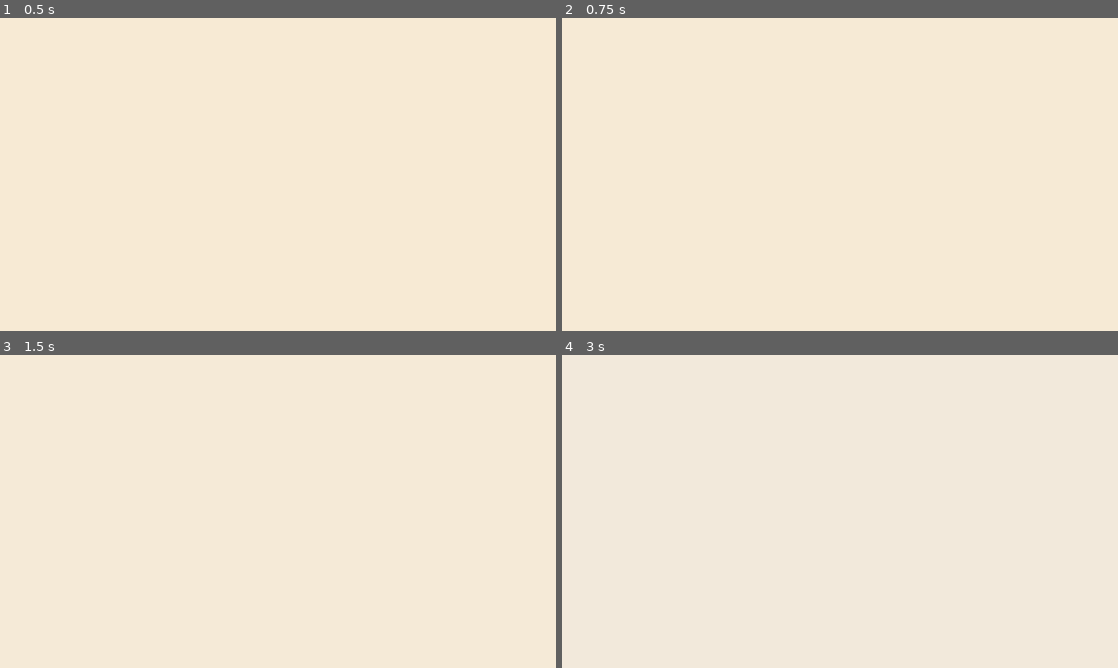
Above: before the commit, frames 1-4 (two rows, left to right).
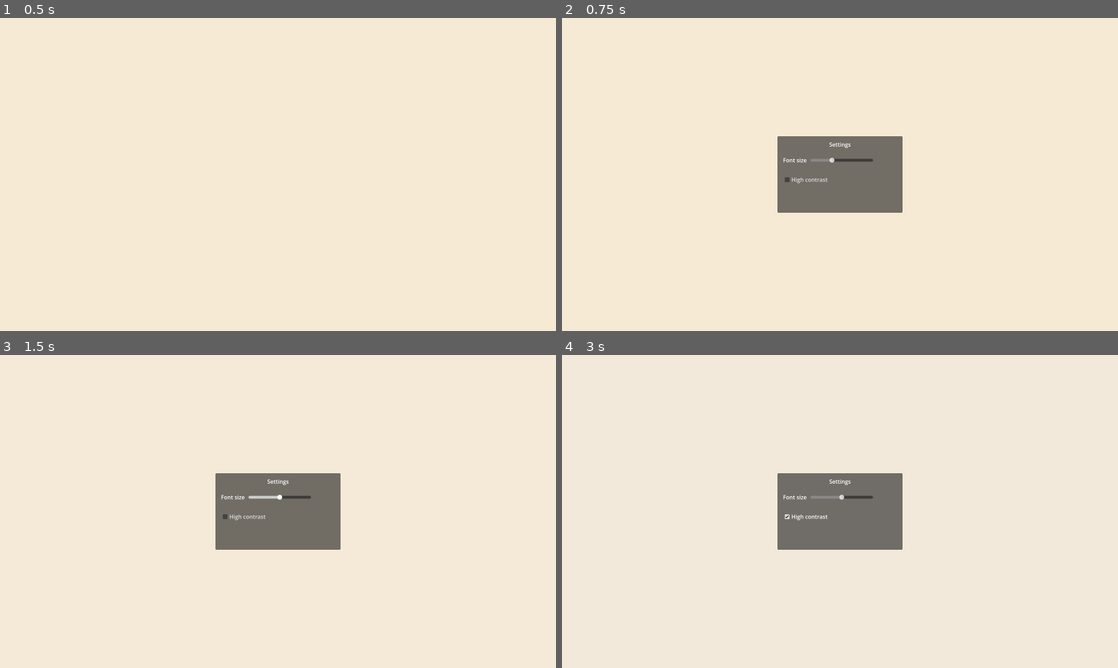
Above: after the commit, the same moments.

Repository: GRITui/slowlife-simulator
Game: Godot game, scene res://scenes/core/Main.tscn
The game is run twice, just before and just after one commit, with the same random seed, the same clock (stepped at 60 frames per second) and the same inputs.
Inputs (mouse positions are in pixels of both pictures, inside the frame that each line leads up to):
- Up to frame 1 (0.5 s): no input
- Up to frame 2 (0.75 s): click (840, 193) at 0.5 s, where only the run after the commit has a clickable "Settings"
- Up to frame 3 (1.5 s): click (278, 489) at 1.25 s, where only the run after the commit has a clickable "New Game"
- Up to frame 4 (3 s): click (840, 489) at 2 s, where only the run after the commit has a clickable "New Game"; click (840, 511) at 2.75 s, where only the run after the commit has a clickable "Continue"

Frame 1 is identical in both runs. In frame 2, 5.5% of the frame differs, in the area x 38-62%, y 37-63%; in frame 3, 5.5%; in frame 4, 5.5%.

Commit message:
feat(TASK-039): game-state flow — title boot, pause toggle, wired menus
- Main.gd _ensure_game_flow(): instances dormant TitleScreen/PauseMenu, wires NewGame/Settings/Quit/Resume buttons
- P/Esc pause toggle (blocked on title by design); quit-to-title resets flow
- Per PO_INBOX directive #2; programmatic to stay conflict-free with art lane
- Gate: 10/10

Diff:
--- a/scenes/core/Main.gd
+++ b/scenes/core/Main.gd
@@ -31,6 +31,87 @@
 	# TASK-020 scene into the pasture zone. Programmatic (not .tscn) so the
 	# art lane's in-flight Main.tscn sprint stays conflict-free.
 	_ensure_buffalo()
+	# TASK-039 (PO_INBOX directive #2): game-state flow — dormant
+	# TitleScreen/PauseMenu now wired (boot on title, P/Esc pauses).
+	_ensure_game_flow()
+
+func _ensure_game_flow() -> void:
+	if get_node_or_null("TitleScreen") == null:
+		var title_scene: PackedScene = load("res://scenes/ui/TitleScreen.tscn")
+		if title_scene != null:
+			var title: CanvasLayer = title_scene.instantiate() as CanvasLayer
+			title.name = "TitleScreen"
+			add_child(title)
+			_wire_title_buttons(title)
+	if get_node_or_null("PauseMenu") == null:
+		var pause_scene: PackedScene = load("res://scenes/ui/PauseMenu.tscn")
+		if pause_scene != null:
+			var pause: CanvasLayer = pause_scene.instantiate() as CanvasLayer
+			pause.name = "PauseMenu"
+			add_child(pause)
+			_wire_pause_buttons(pause)
+
+func _wire_title_buttons(title: CanvasLayer) -> void:
+	var new_game: BaseButton = title.find_child("NewGame", true, false) as BaseButton
+	if new_game != null:
+		new_game.pressed.connect(_on_new_game)
+	var settings_btn: BaseButton = title.find_child("Settings", true, false) as BaseButton
+	if settings_btn != null:
+		settings_btn.pressed.connect(_on_toggle_settings)
+	var quit_btn: BaseButton = title.find_child("Quit", true, false) as BaseButton
+	if quit_btn != null:
+		quit_btn.pressed.connect(_on_quit_app)
+
+func _wire_pause_buttons(pause: CanvasLayer) -> void:
+	var resume: BaseButton = pause.find_child("Resume", true, false) as BaseButton
+	if resume != null:
+		resume.pressed.connect(_on_resume)
+	var quit_btn: BaseButton = pause.find_child("Quit", true, false) as BaseButton
+	if quit_btn != null:
+		quit_btn.pressed.connect(_on_quit_to_title)
+
+func _is_title_up() -> bool:
+	var title: CanvasLayer = get_node_or_null("TitleScreen") as CanvasLayer
+	return title != null and title.visible
+
+func _on_new_game() -> void:
+	var title: CanvasLayer = get_node_or_null("TitleScreen") as CanvasLayer
+	if title != null:
+		title.visible = false
+	GameData.reset_stamina()
+	SignalBus.show_dialogue.emit("System", "A new morning in the village.")
+
+func _on_toggle_settings() -> void:
+	var settings: CanvasLayer = get_node_or_null("Settings") as CanvasLayer
+	if settings != null:
+		settings.visible = not settings.visible
+
+func _on_quit_app() -> void:
+	get_tree().quit()
+
+func _on_resume() -> void:
+	get_tree().paused = false
+	var pause: CanvasLayer = get_node_or_null("PauseMenu") as CanvasLayer
+	if pause != null:
+		pause.visible = false
+
+func _on_quit_to_title() -> void:
+	get_tree().paused = false
+	var pause: CanvasLayer = get_node_or_null("PauseMenu") as CanvasLayer
+	if pause != null:
+		pause.visible = false
+	var title: CanvasLayer = get_node_or_null("TitleScreen") as CanvasLayer
+	if title != null:
+		title.visible = true
+
+func _toggle_pause() -> void:
+	if _is_title_up():
+		return
+	var pause: CanvasLayer = get_node_or_null("PauseMenu") as CanvasLayer
+	if pause == null:
+		return
+	pause.visible = not pause.visible
+	get_tree().paused = pause.visible
 
 func _ensure_buffalo() -> void:
 	if get_node_or_null("Buffalo") != null:
@@ -59,6 +140,9 @@
 func _unhandled_input(event: InputEvent) -> void:
 	if event is InputEventKey and event.pressed and event.keycode == KEY_F12:
 		_capture_screenshot("user://screenshot_%s.png" % Time.get_datetime_string_from_system().replace(":", "").replace("-", "").replace(" ", "_"))
+	# TASK-039: pause toggle on P / Esc.
+	if event is InputEventKey and event.pressed and (event.keycode == KEY_P or event.keycode == KEY_ESCAPE):
+		_toggle_pause()
 
 func _capture_screenshot(path: String) -> void:
 	var img := get_viewport().get_texture().get_image()
--- /dev/null
+++ b/tests/test_game_flow.gd
@@ -0,0 +1,52 @@
+extends SceneTree
+# TASK-039 game-flow gate — TitleScreen boot + PauseMenu toggle wiring.
+
+var _passed: int = 0
+var _failed: int = 0
+
+func _check(cond: bool, label: String) -> void:
+	if cond:
+		_passed += 1
+		print("  PASS  game-flow :: %s" % label)
+	else:
+		_failed += 1
+		print("  FAIL  game-flow :: %s" % label)
+
+func _initialize() -> void:
+	var main: Node = (load("res://scenes/core/Main.tscn") as PackedScene).instantiate()
+	root.add_child(main)
+	await process_frame
+	await process_frame
+	var title: CanvasLayer = main.get_node_or_null("TitleScreen") as CanvasLayer
+	var pause: CanvasLayer = main.get_node_or_null("PauseMenu") as CanvasLayer
+	_check(title != null, "TitleScreen instanced")
+	_check(pause != null, "PauseMenu instanced")
+	_check(title != null and title.visible, "game boots on title screen")
+	_check(pause != null and not pause.visible, "pause starts hidden")
+	if main.has_method("_on_new_game") and title != null:
+		main._on_new_game() # dismiss title first (pause blocked on title by design)
+	if main.has_method("_toggle_pause") and pause != null:
+		main._toggle_pause()
+		_check(pause.visible and paused, "toggle pauses and shows menu")
+		main._toggle_pause()
+		_check(not pause.visible and not paused, "toggle resumes and hides menu")
+	if main.has_method("_on_new_game") and title != null:
+		main._on_new_game()
+		_check(not title.visible, "new game dismisses title")
+		title.visible = true
+	if main.has_method("_on_quit_to_title") and title != null and pause != null:
+		main._on_quit_to_title()
+		_check(title.visible and not pause.visible, "quit-to-title resets flow")
+	# Buttons are wired (pressed signal has connections).
+	if title != null:
+		var ng: BaseButton = title.find_child("NewGame", true, false) as BaseButton
+		_check(ng != null and ng.pressed.get_connections().size() > 0, "NewGame wired")
+	if pause != null:
+		var rs: BaseButton = pause.find_child("Resume", true, false) as BaseButton
+		_check(rs != null and rs.pressed.get_connections().size() > 0, "Resume wired")
+	main.queue_free()
+	print("\n=== GAME-FLOW TESTS: %d passed, %d failed ===" % [_passed, _failed])
+	if _failed > 0:
+		push_error("GAME-FLOW GATE FAILED")
+	await process_frame
+	quit(1 if _failed > 0 else 0)
